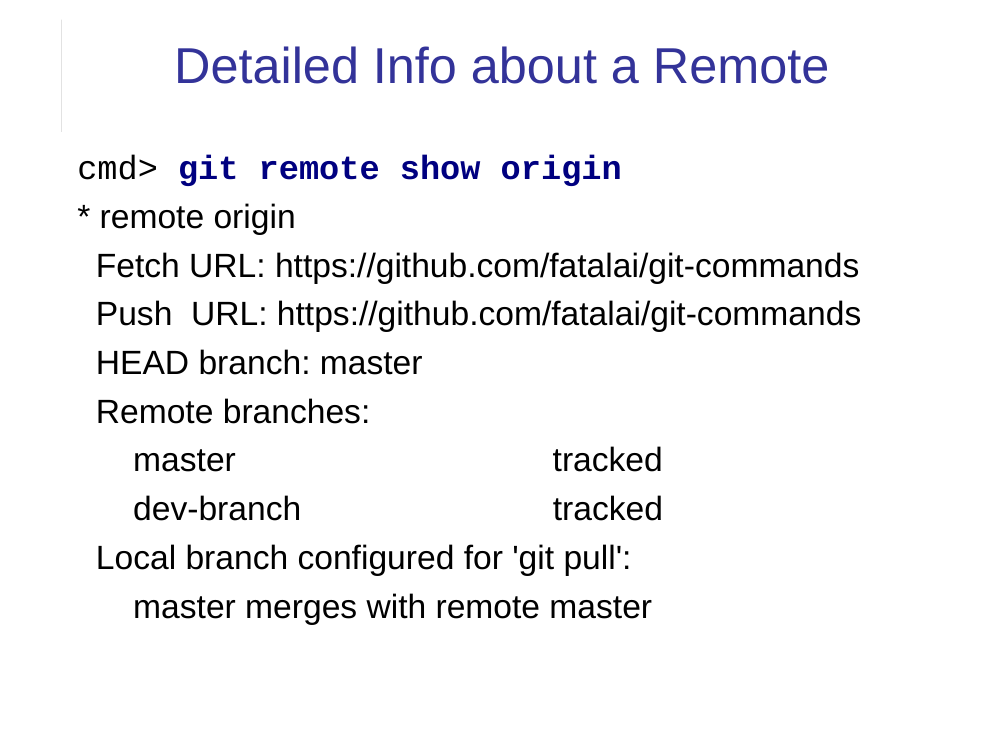
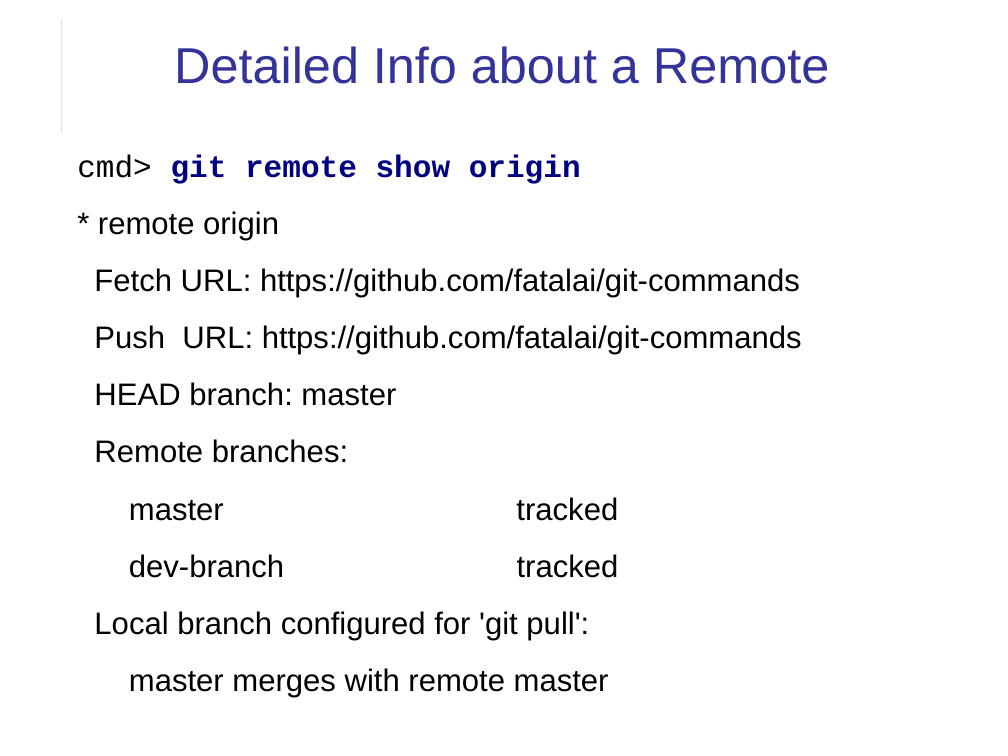
Before and after one commit to cpske/ISP, a slide deck: slide 11 of git/Git-Remotes.odp. Drawn at 1008x756 pixels with LibreOffice and Linux fonts; fonts in the diff are those of the drawing. Boxes give left, top, right and bottom in pixels: in the first picture for what was removed or moved away, otherwise in the second. Text is boxed around its words. In the diff, an @@ line names an element or a change of style, - is before the commit and + after.

Commit message:
add git remotes assignment

```diff
--- a/git/Git-Remotes.odp
+++ b/git/Git-Remotes.odp
@@ text "cmd> git remote show origin" at [77,154,802,697]: size 24 to 22.2 pt; indent changed; more space between paragraphs @@
```
Also in this commit, not shown: 7 other slides changed, 14 slides added, 9 other files.
